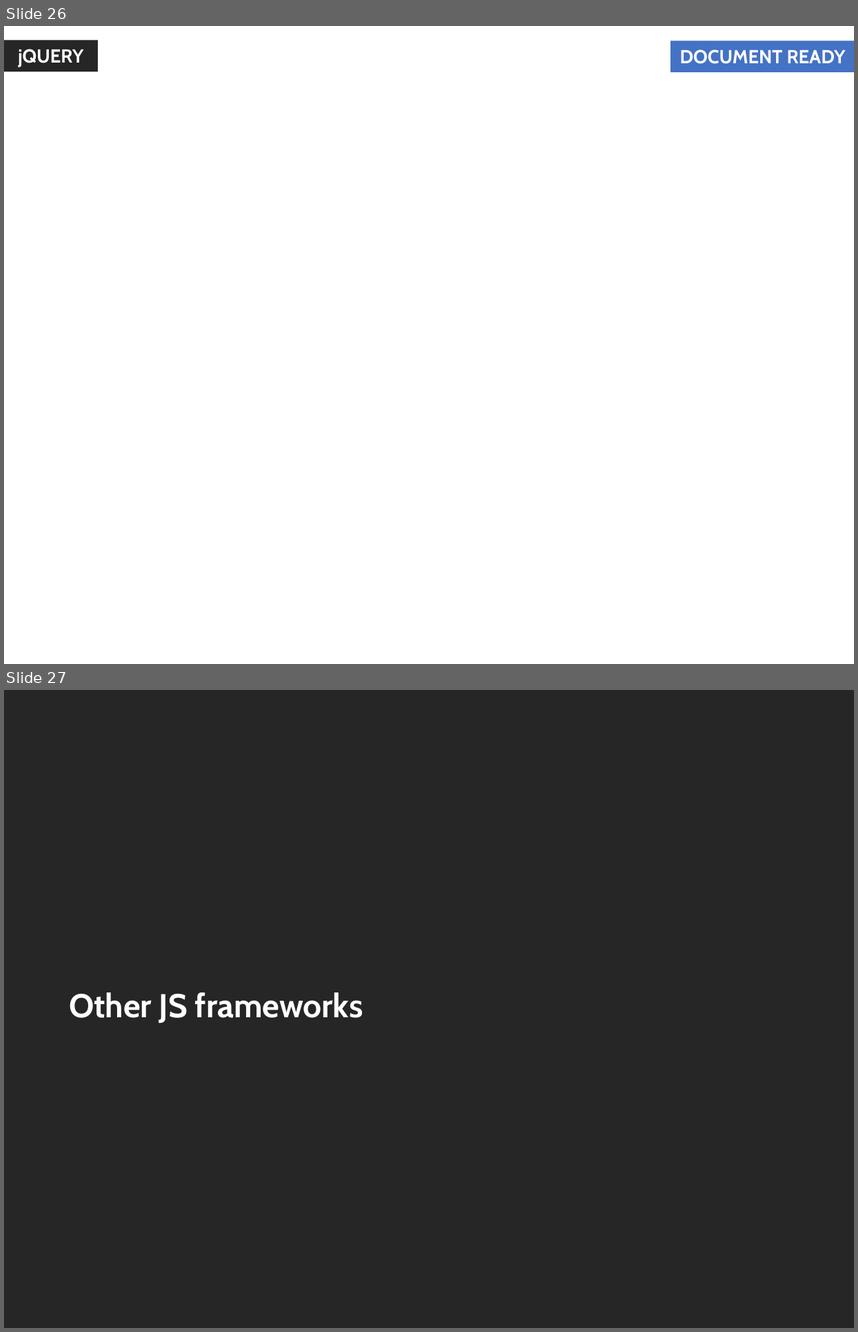
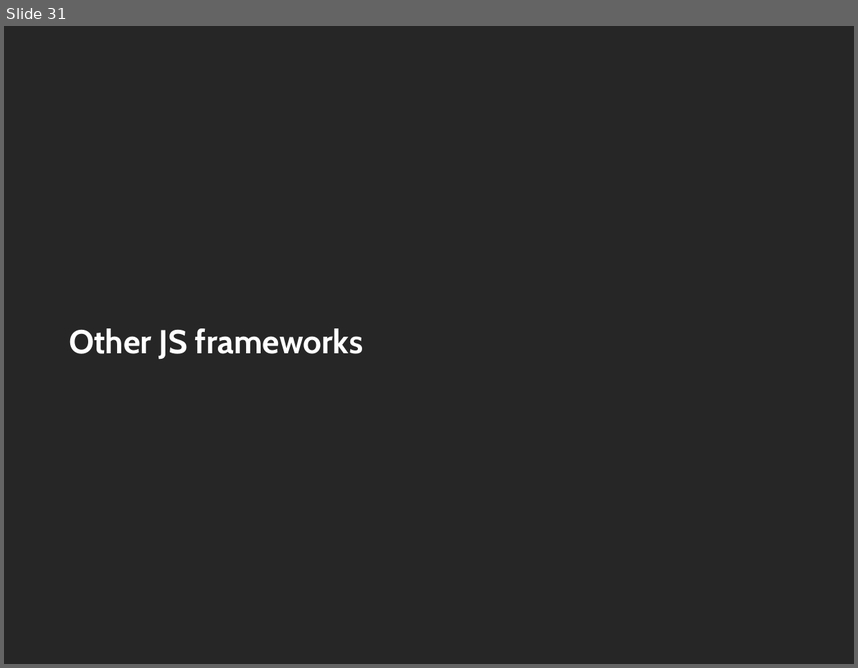
Before and after one commit to jharohit/web-fundamentals-course, a slide deck: Session III - Javascript/Session III - Javascript.pptx. Shown one above the other, each under a label of ours: slides 26 and 27 before the commit, slide 31 after it. The pictures are 858x1332 and 858x668 pixels, drawn with LibreOffice and Linux fonts; fonts in the diff are those of the drawing. Boxes give left, top, right and bottom in pixels: in the first picture for what was removed or moved away, otherwise in the second. Text is boxed around its words. In the diff, an @@ line names an element or a change of style, - is before the commit and + after.

```diff
--- a/Session III - Javascript/Session III - Javascript.pptx
+++ b/Session III - Javascript/Session III - Javascript.pptx
@@ slide 26 removed at [4, 26, 854, 664], background #FFFFFF @@
@@ rectangle removed at [4, 40, 98, 72] @@
-jQUERY
@@ rectangle removed at [671, 40, 854, 72] @@
-DOCUMENT READY
@@ what was slide 27 is now slide 31 @@
```
Also in this commit, not shown: 5 slides added.
